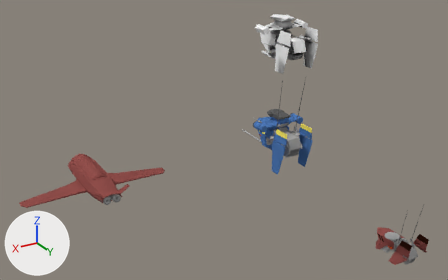
Two versions of the Blender file Openhypt/OpenhyptProject/Assets/NPCs/TLF Units.blend, one commit apart.
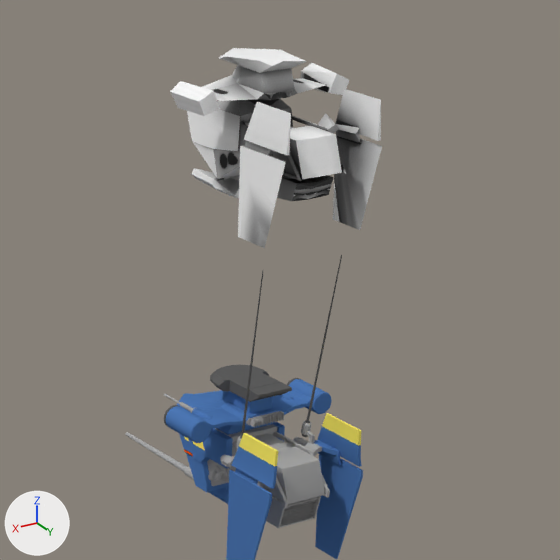
Old and new are each drawn whole from a camera (50 mm lens) standing at (44.53, 52.47, 39.2) and looking at (19.22, 10.29, 18.11) and again close up on the part from 46% to 83% of the width and 0% to 60% of the height. Arrows for +X, +Y and +Z are at lower left; the lights stay in place.

The first close-up shows 'TLF_Fughunter', 'TLF_FughunterCol'.
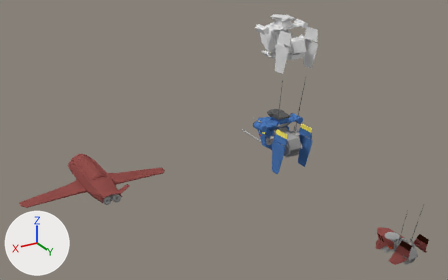
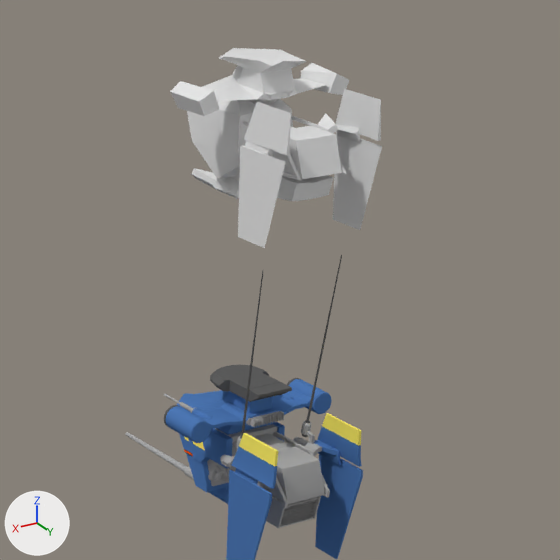
Pixel boxes [x1, y1, x2, y2] of what changed, in the close-ups (560 x 560 px):
'TLF_FughunterCol', recoloured
    both: [170, 48, 381, 248]

The edits, one by one:
me_cube_018 has 120 vertices, 116 faces and spans x -0.01..2.14, y -2.15..3.54, z -1.8..2.06.
me_cube_018 no longer uses material mat_tlffughunterao (picture img_tlffughunterao).
